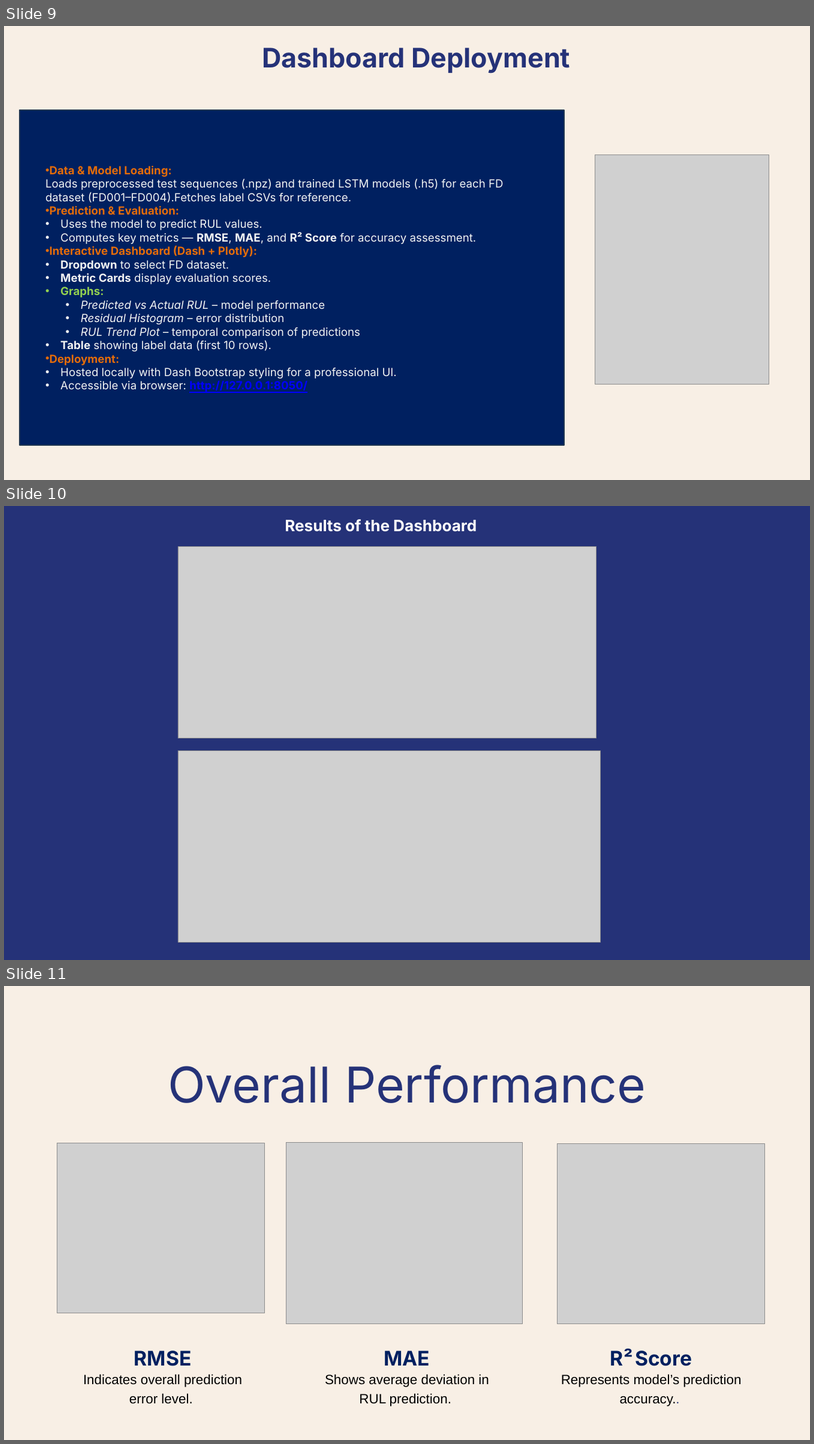
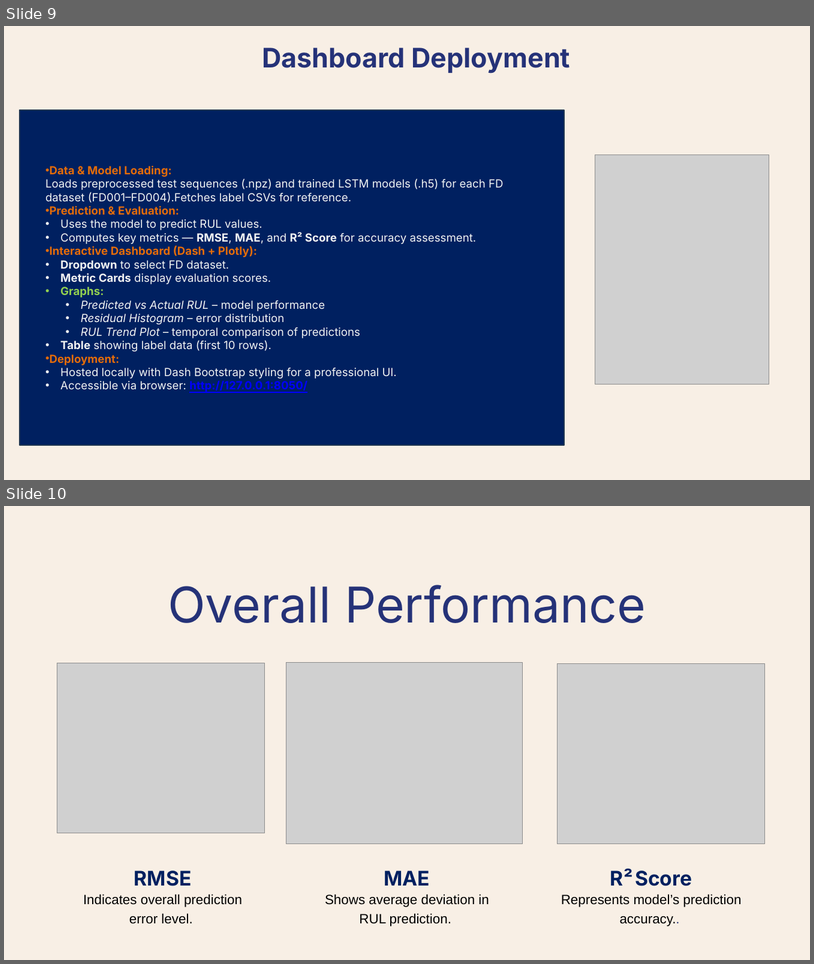
Before and after one commit to PrognosAI-INF-SB/Chivukula-Sai-Rithivik, a slide deck: final_drafts/final_ppt.pptx. Shown one above the other, each under a label of ours: slides 9, 10 and 11 before the commit, slides 9 and 10 after it. The pictures are 814x1444 and 814x964 pixels, drawn with LibreOffice and Linux fonts; fonts in the diff are those of the drawing; grey boxes stand for pictures. Boxes give left, top, right and bottom in pixels: in the first picture for what was removed or moved away, otherwise in the second. Text is boxed around its words. In the diff, an @@ line names an element or a change of style, - is before the commit and + after.

```diff
--- a/final_drafts/final_ppt.pptx
+++ b/final_drafts/final_ppt.pptx
@@ slide 10 removed at (4,506,810,960), background #253278 @@
@@ text removed at (285,519,477,532) @@
-Results of the Dashboard
@@ picture removed at (178,547,596,738) @@
@@ picture removed at (178,750,600,942) @@
@@ what was slide 11 is now slide 10 @@
```
